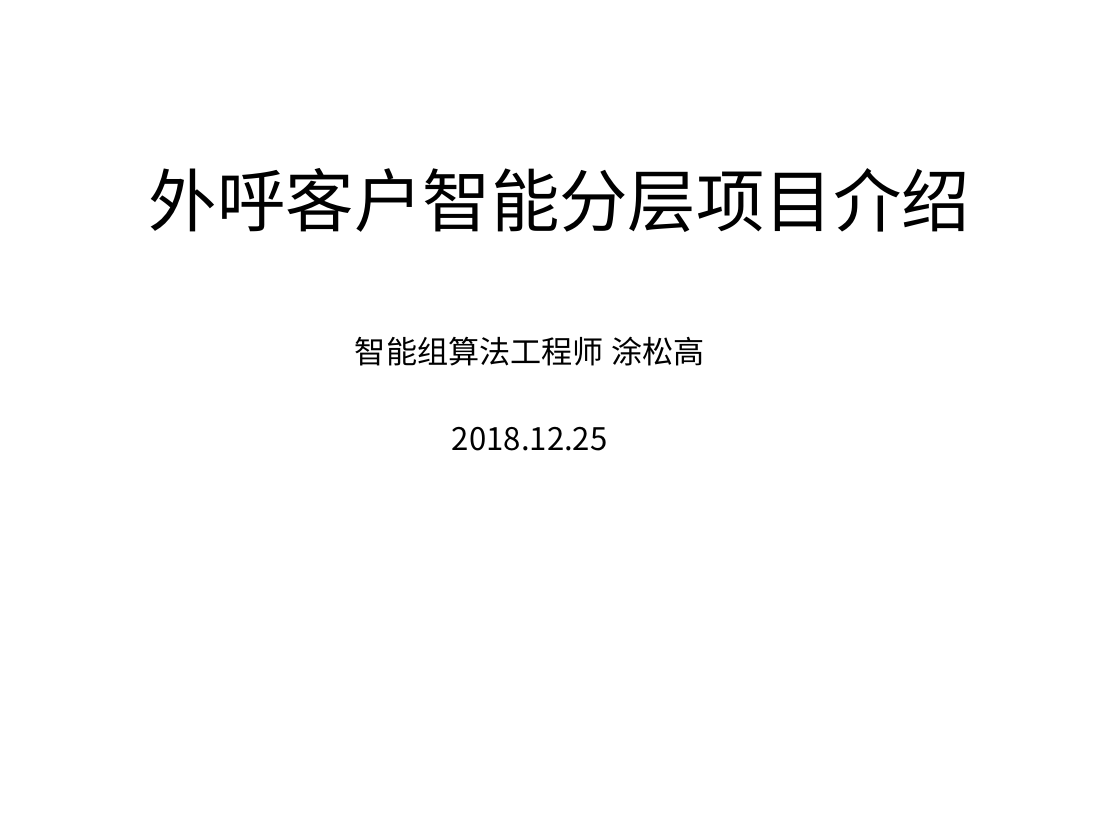
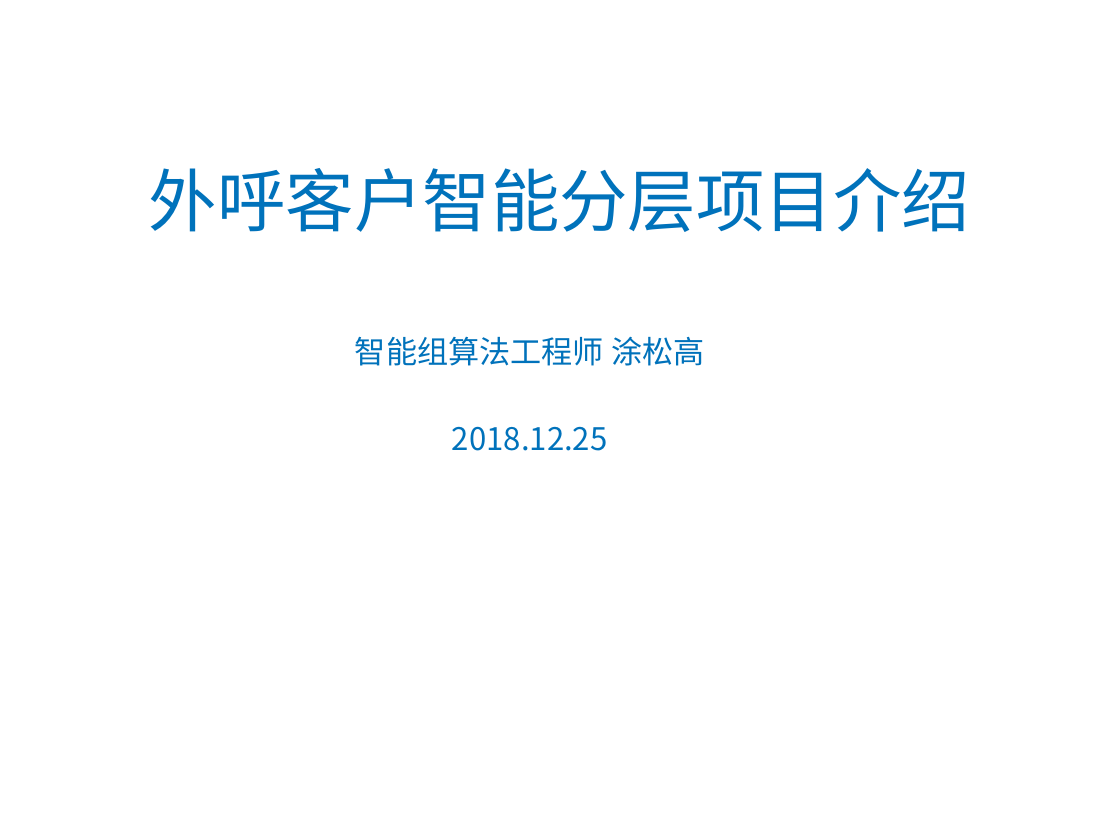
Before and after one commit to tusonggao/wwjjttbb_jk, a slide deck: slide 1 of 2018_12_16/客户智能分层需求说明_home.pptx. Drawn at 1120x840 pixels with LibreOffice and Linux fonts; fonts in the diff are those of the drawing; background and template pictures are left out. Boxes give left, top, right and bottom in pixels: in the first picture for what was removed or moved away, otherwise in the second. Text is boxed around its words. In the diff, an @@ line names an element or a change of style, - is before the commit and + after.

```diff
--- a/2018_12_16/客户智能分层需求说明_home.pptx
+++ b/2018_12_16/客户智能分层需求说明_home.pptx
@@ title "外呼客户智能分层项目介绍" at box(149, 168, 970, 232): text colour #000000 to #0072BB @@
@@ text "智能组算法工程师 涂松高" at box(355, 336, 704, 451): text colour #000000 to #0072BB @@
```
Also in this commit, not shown: 2 other slides changed.
